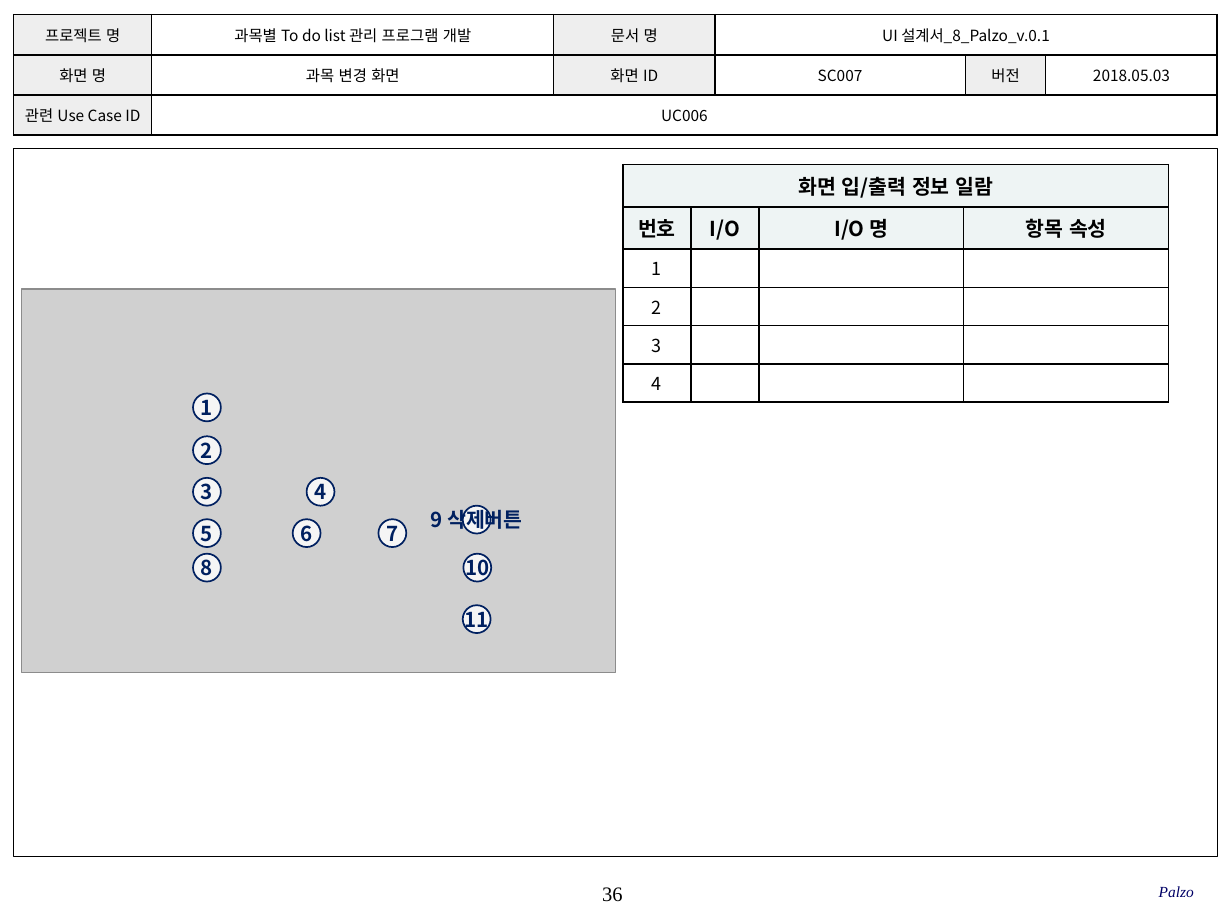
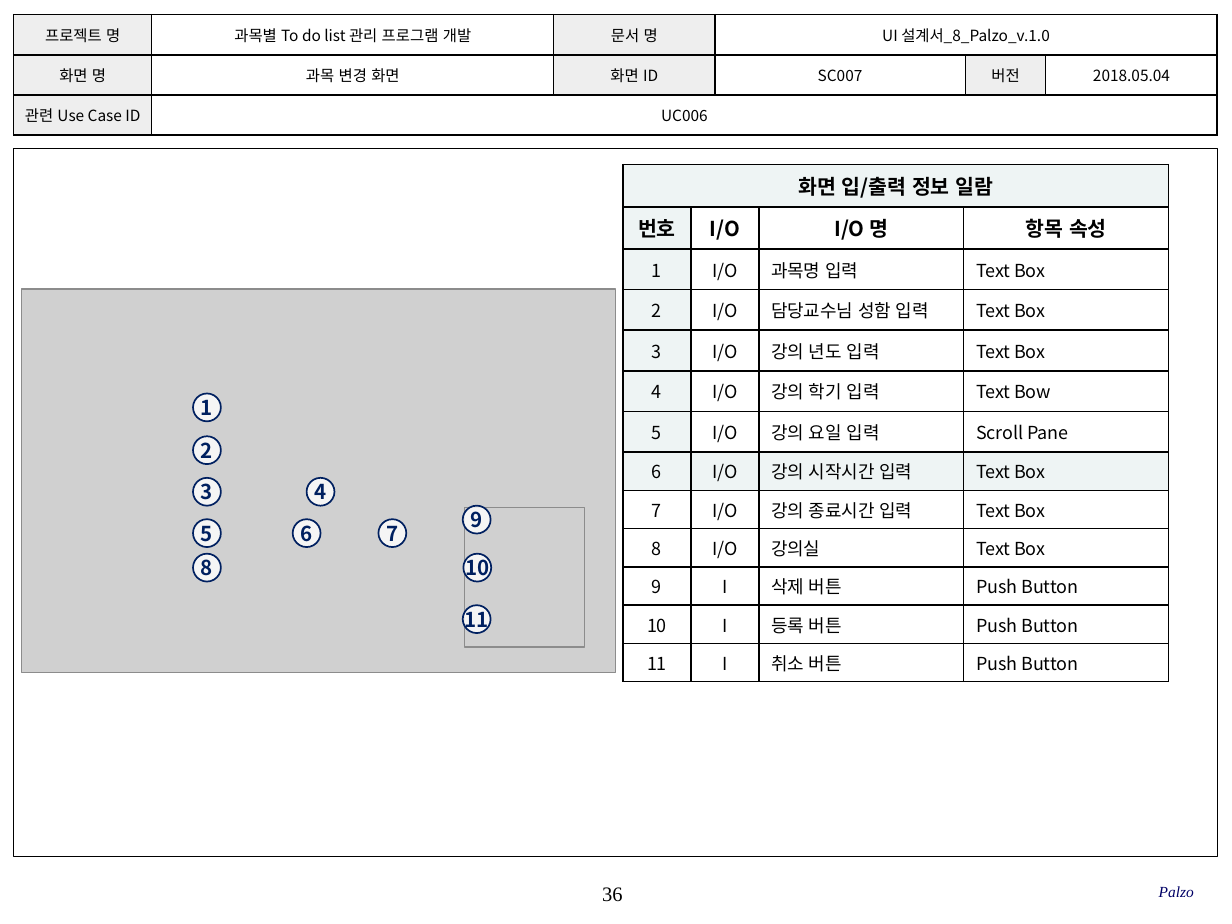
Before and after one commit to SMU-SE-Admin/18-1_8_PALZO_Doc, a slide deck: slide 36 of 03 설계/UI 설계서_8_Palzo.pptx. Drawn at 1232x924 pixels with LibreOffice and Linux fonts; fonts in the diff are those of the drawing; grey boxes stand for pictures; background and template pictures are left out. Boxes give left, top, right and bottom in pixels: in the first picture for what was removed or moved away, otherwise in the second. Text is boxed around its words. In the diff, an @@ line names an element or a change of style, - is before the commit and + after.

Commit message:
#1102 UI 설계서 작성
모든 항목 작성 완료

```diff
--- a/03 설계/UI 설계서_8_Palzo.pptx
+++ b/03 설계/UI 설계서_8_Palzo.pptx
@@ table at bbox=[14, 15, 1216, 136] @@
-row 1, column 4: UI 설계서_8_Palzo_v.0.1
+row 1, column 4: UI 설계서_8_Palzo_v.1.0
-row 2, column 6: 2018.05.03
+row 2, column 6: 2018.05.04
@@ table at bbox=[623, 165, 1168, 676] @@
-row 3: 1 |  |  | 
-row 4: 2 |  |  | 
-row 5: 3 |  |  | 
-row 6: 4 |  |  | 
+row 3: 1 | I/O | 과목명 입력 | Text Box
+row 4: 2 | I/O | 담당교수님 성함 입력 | Text Box
+row 5: 3 | I/O | 강의 년도 입력 | Text Box
+row 6: 4 | I/O | 강의 학기 입력 | Text Bow
+row 7: 5 | I/O | 강의 요일 입력 | Scroll Pane
+row 8: 6 | I/O | 강의 시작시간 입력 | Text Box
+row 9: 7 | I/O | 강의 종료시간 입력 | Text Box
+row 10: 8 | I/O | 강의실 | Text Box
+row 11: 9 | I | 삭제 버튼 | Push Button
+row 12: 10 | I | 등록 버튼 | Push Button
+row 13: 11 | I | 취소 버튼 | Push Button
@@ picture added at bbox=[464, 508, 585, 647] @@
@@ text in ellipse at bbox=[471, 507, 483, 533]: text changed @@
-9 삭제버튼
+9
```
Also in this commit, not shown: 36 other slides changed, 2 slides added.
